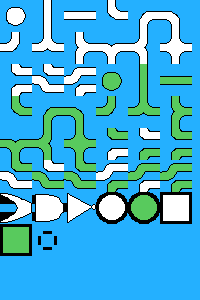
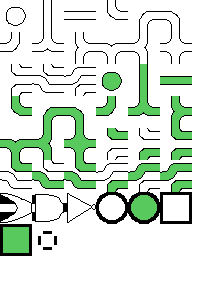
Two versions of the same layered image (200px x 300px). Layer-by-layer changes:
hid "Bg", painted on it over [0, 0, 200, 300]
